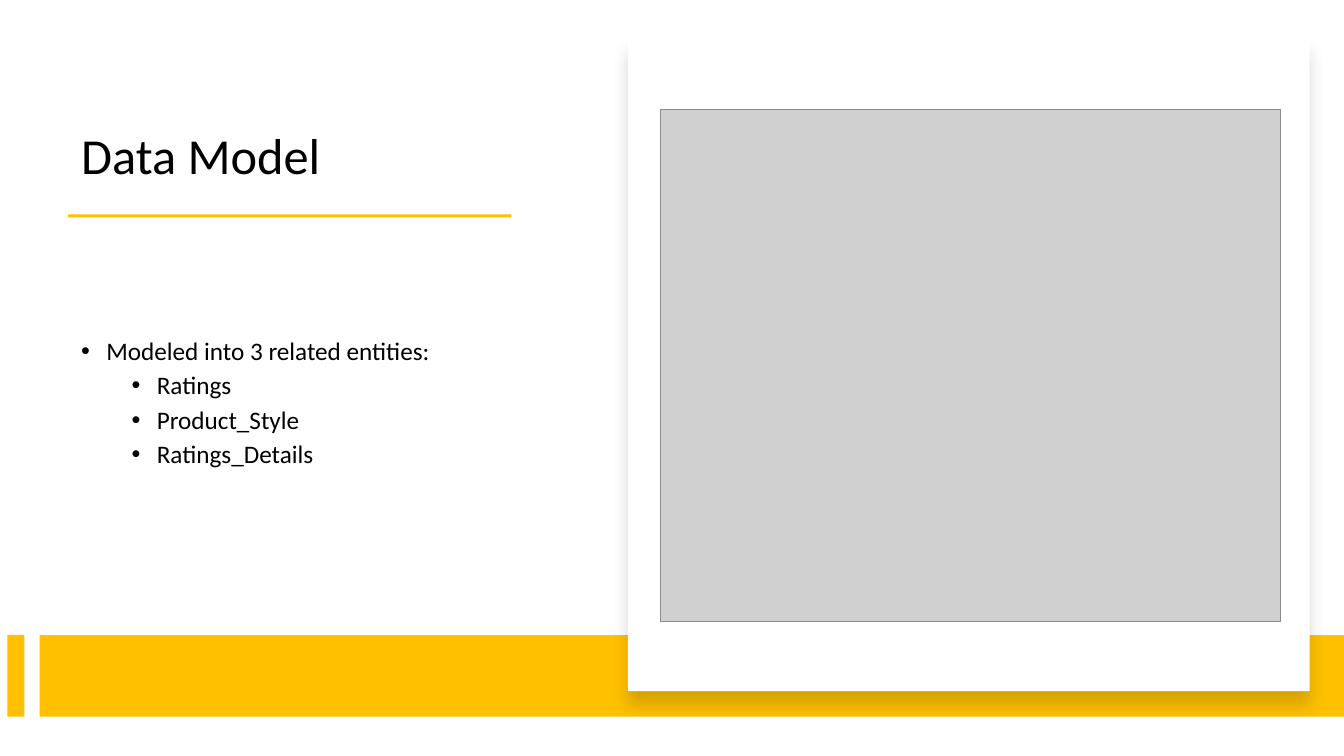
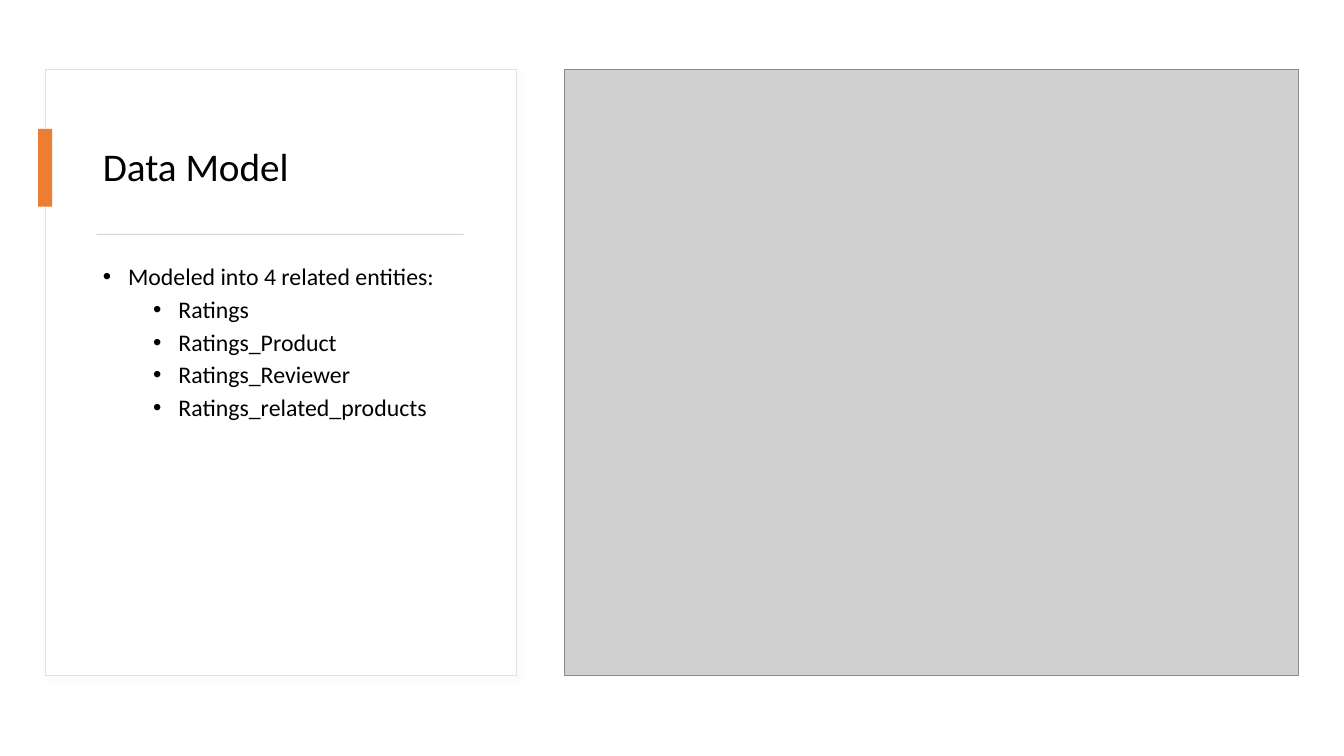
Before and after one commit to hekaplex/2021_04_DSI_WDX2, a slide deck: slide 5 of yanick.anagho@divergence.one/Capstone Presentation_User Ratings - Products.pptx. Drawn at 1344x756 pixels with LibreOffice and Linux fonts; fonts in the diff are those of the drawing; grey boxes stand for pictures. Boxes give left, top, right and bottom in pixels: in the first picture for what was removed or moved away, otherwise in the second. Text is boxed around its words. In the diff, an @@ line names an element or a change of style, - is before the commit and + after.

```diff
--- a/yanick.anagho@divergence.one/Capstone Presentation_User Ratings - Products.pptx
+++ b/yanick.anagho@divergence.one/Capstone Presentation_User Ratings - Products.pptx
@@ rectangle removed at <box>628,39,1310,692</box> @@
@@ rectangle added at <box>45,70,517,676</box>, fill #FFFFFF, outline #E1E1E1 0.75 pt @@
@@ picture: place and size @@
-picture at <box>660,109,1280,621</box>
+picture at <box>565,70,1299,676</box>
@@ title "Data Model": place and size @@
-title "Data Model" at <box>81,139,321,175</box>
+title "Data Model" at <box>103,153,289,182</box>
@@ title "Data Model" at <box>103,153,289,182</box>: size 36 to 28 pt; vertical alignment bottom to middle @@
@@ rectangle added at <box>38,129,52,207</box>, fill #ED7D31 @@
@@ rectangle: place and size @@
-rectangle at <box>68,215,511,218</box>
+rectangle at <box>97,234,464,235</box>
@@ rectangle at <box>97,234,464,235</box>: fill #FFC000 to #D5D5D5; mirrored @@
@@ text "Modeled into 4 related entities:": place and size @@
-text "Modeled into 4 related entities:" at <box>106,342,430,468</box>
+text "Modeled into 4 related entities:" at <box>128,268,433,420</box>
@@ text "Modeled into 4 related entities:" at <box>128,268,433,420</box>: vertical alignment middle to top @@
@@ text at <box>128,268,433,285</box>: text changed; size 18 to 17 pt @@
-• Modeled into 3 related entities:
+• Modeled into 4 related entities:
@@ text at <box>178,301,248,322</box>: size 18 to 17 pt in "Ratings" @@
@@ text at <box>178,334,426,420</box>: text changed; size 18 to 17 pt @@
-  • Product_Style
-  • Ratings_Details
+  • Ratings_Product
+  • Ratings_Reviewer
+  • Ratings_related_products
@@ rectangle removed at <box>7,635,24,717</box> @@
@@ rectangle removed at <box>40,636,1344,717</box> @@
```
Also in this commit, not shown: 2 other slides changed, 1 other file.
